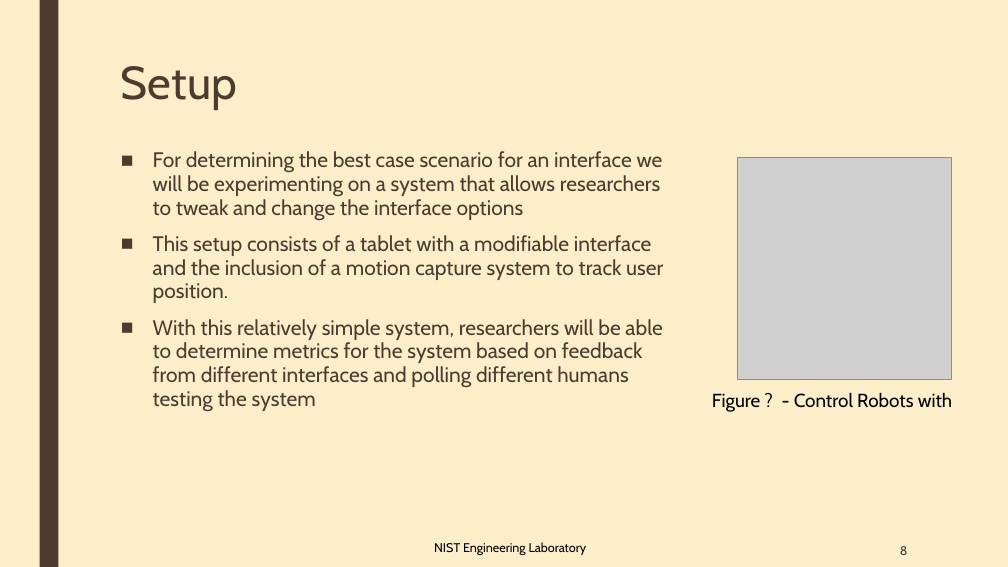
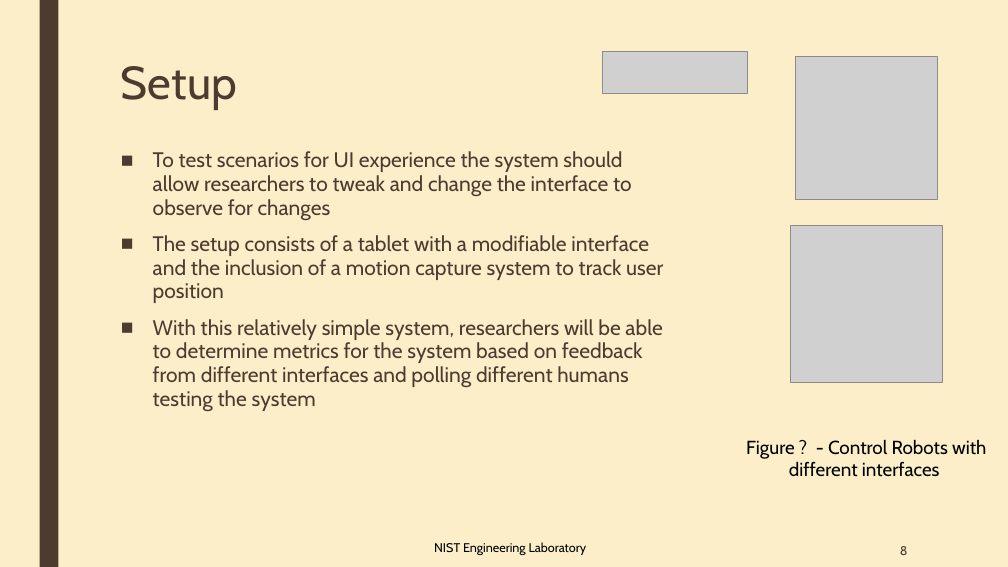
Before and after one commit to OvercodedStack/CRPI-UI-DOCUMENTATION-Summer-of-2019, a slide deck: slide 8 of Collaborative Robotics User interface and HRI Metrics [Autosaved].pptx. Drawn at 1008x567 pixels with LibreOffice and Linux fonts; fonts in the diff are those of the drawing; grey boxes stand for pictures. Boxes give left, top, right and bottom in pixels: in the first picture for what was removed or moved away, otherwise in the second. Text is boxed around its words. In the diff, an @@ line names an element or a change of style, - is before the commit and + after.

Commit message:
Updated wording

```diff
--- a/Collaborative Robotics User interface and HRI Metrics [Autosaved].pptx
+++ b/Collaborative Robotics User interface and HRI Metrics [Autosaved].pptx
@@ picture added at (x1=603, y1=52, x2=748, y2=94) @@
@@ picture added at (x1=796, y1=57, x2=938, y2=200) @@
@@ text at (x1=153, y1=151, x2=663, y2=303): text changed @@
-■ For determining the best case scenario for an interface we will be experimenting on a system that allows researchers to tweak and change the interface options
-■ This setup consists of a tablet with a modifiable interface and the inclusion of a motion capture system to track user position.
+■ To test scenarios for UI experience the system should allow researchers to tweak and change the interface to observe for changes
+■ The setup consists of a tablet with a modifiable interface and the inclusion of a motion capture system to track user position
@@ picture resized from (x1=738, y1=158, x2=951, y2=380) to (x1=791, y1=225, x2=942, y2=383) @@
@@ text at (x1=746, y1=439, x2=986, y2=477): text changed @@
-Figure ? - Control Robots with
+Figure ? - Control Robots with different interfaces
```
Also in this commit, not shown: 7 other slides changed.
